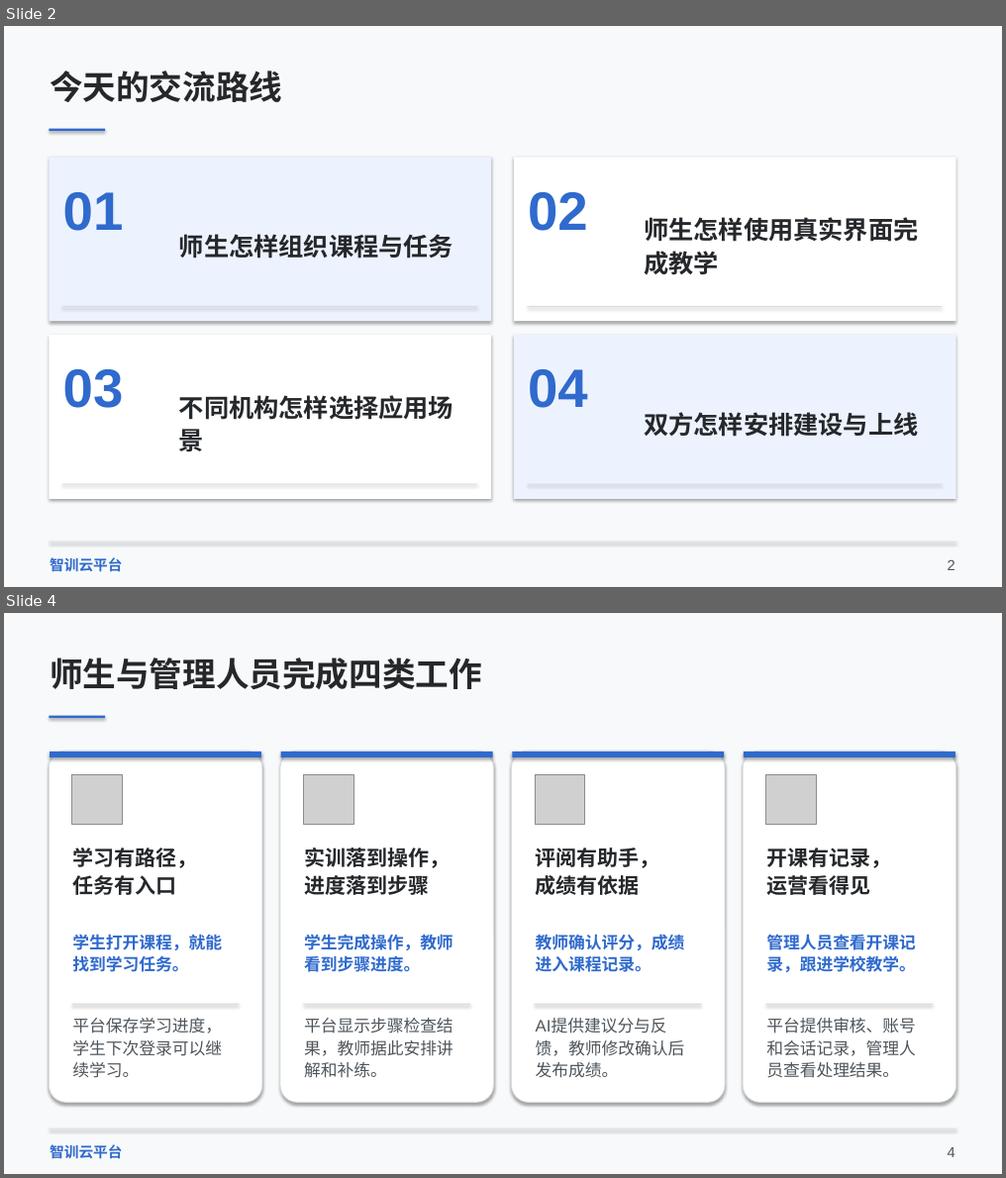
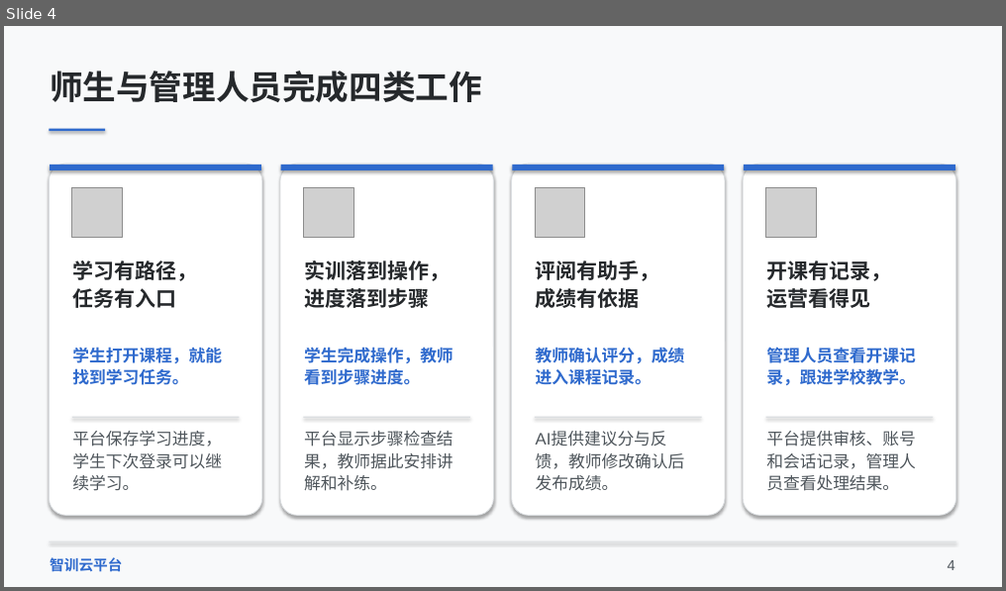
Before and after one commit to throwOctober/zhixun-cloud-showcase, a slide deck: project-overview.pptx. Shown one above the other, each under a label of ours: slides 2 and 4 before the commit, slide 4 after it; the slides between them are not shown. The pictures are 1006x1178 and 1006x591 pixels, drawn with LibreOffice and Linux fonts; fonts in the diff are those of the drawing; grey boxes stand for pictures. Boxes give left, top, right and bottom in pixels: in the first picture for what was removed or moved away, otherwise in the second. Text is boxed around its words. In the diff, an @@ line names an element or a change of style, - is before the commit and + after.

```diff
--- a/project-overview.pptx
+++ b/project-overview.pptx
@@ slide 2 removed at [4, 26, 1002, 587], background #F8F9FA @@
@@ text removed at [50, 71, 282, 102] @@
-今天的交流路线
@@ rectangle removed at [49, 129, 105, 132] @@
@@ rectangle removed at [49, 157, 491, 321] @@
@@ rectangle removed at [514, 157, 956, 321] @@
@@ text removed at [63, 192, 124, 231] @@
-01
@@ text removed at [528, 192, 588, 231] @@
-02
@@ text removed at [644, 217, 918, 274] @@
-师生怎样使用真实界面完
-成教学
@@ text removed at [179, 234, 453, 259] @@
-师生怎样组织课程与任务
@@ rectangle removed at [62, 307, 477, 307] @@
@@ rectangle removed at [528, 307, 943, 307] @@
@@ rectangle removed at [49, 335, 491, 498] @@
@@ rectangle removed at [514, 335, 956, 498] @@
@@ text removed at [63, 370, 124, 408] @@
-03
@@ text removed at [528, 370, 588, 408] @@
-04
@@ text removed at [179, 395, 453, 452] @@
-不同机构怎样选择应用场
-景
@@ text removed at [644, 412, 918, 437] @@
-双方怎样安排建设与上线
@@ rectangle removed at [62, 484, 477, 485] @@
@@ rectangle removed at [528, 484, 943, 485] @@
@@ rectangle removed at [49, 542, 956, 543] @@
@@ text removed at [50, 558, 123, 572] @@
-智训云平台
@@ text removed at [947, 561, 955, 570] @@
-2
```
Also in this commit, not shown: 17 slides changed, 1 slide added, 3 other files.
